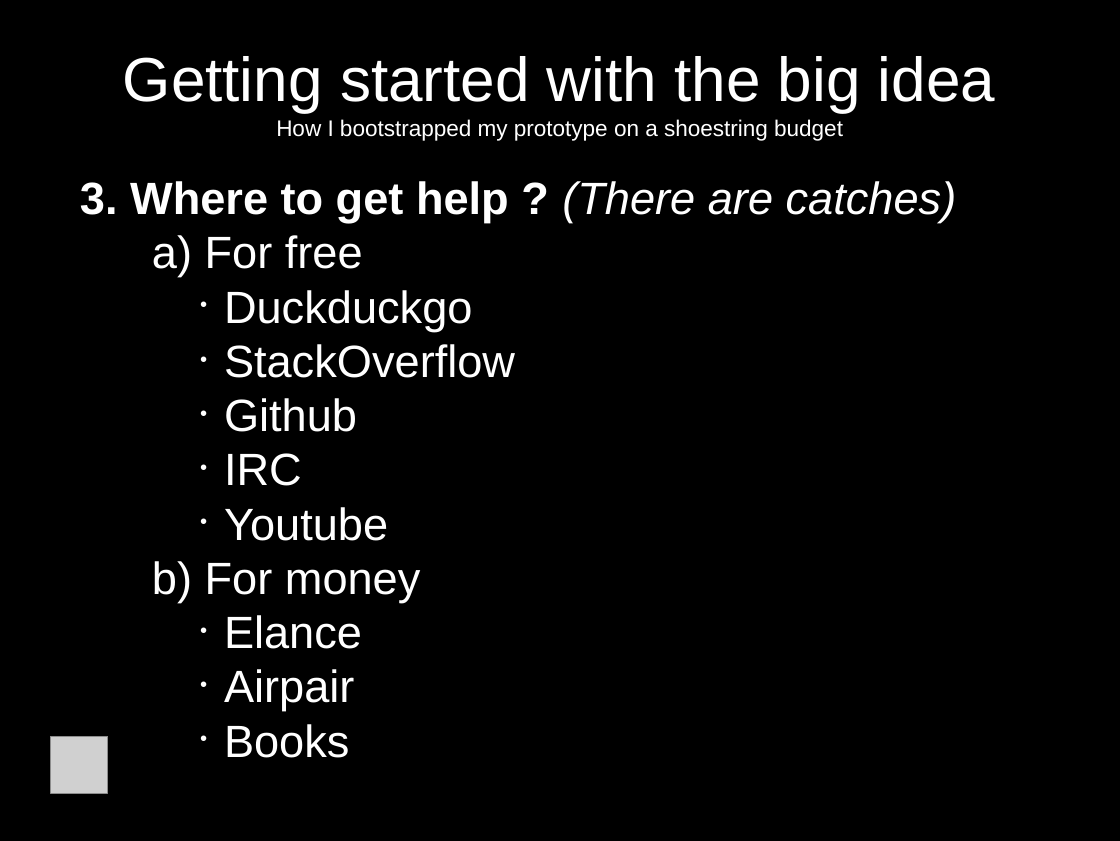
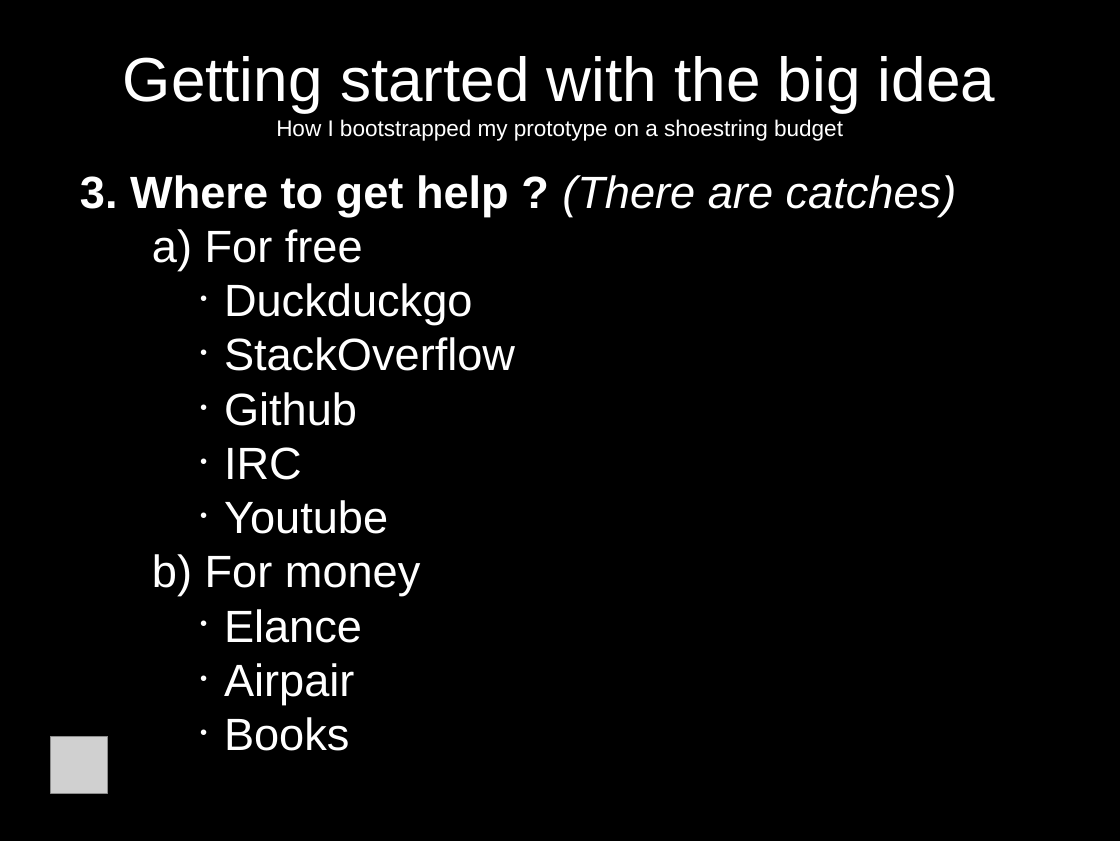
Before and after one commit to jcda/django-mvp-install-script, a slide deck: slide 15 of MVP-presentation-BD-Meetup.odp (slide 14 before the commit). Drawn at 1120x841 pixels with LibreOffice and Linux fonts; fonts in the diff are those of the drawing; grey boxes stand for pictures. Boxes give left, top, right and bottom in pixels: in the first picture for what was removed or moved away, otherwise in the second. Text is boxed around its words. In the diff, an @@ line names an element or a change of style, - is before the commit and + after.

```diff
--- a/MVP-presentation-BD-Meetup.odp
+++ b/MVP-presentation-BD-Meetup.odp
@@ subtitle "3. Where to get help ...": place and size @@
-subtitle "3. Where to get help ..." at box(80, 181, 957, 758)
+subtitle "3. Where to get help ..." at box(80, 175, 957, 751)
```
Also in this commit, not shown: 2 other slides changed, 1 slide added.
